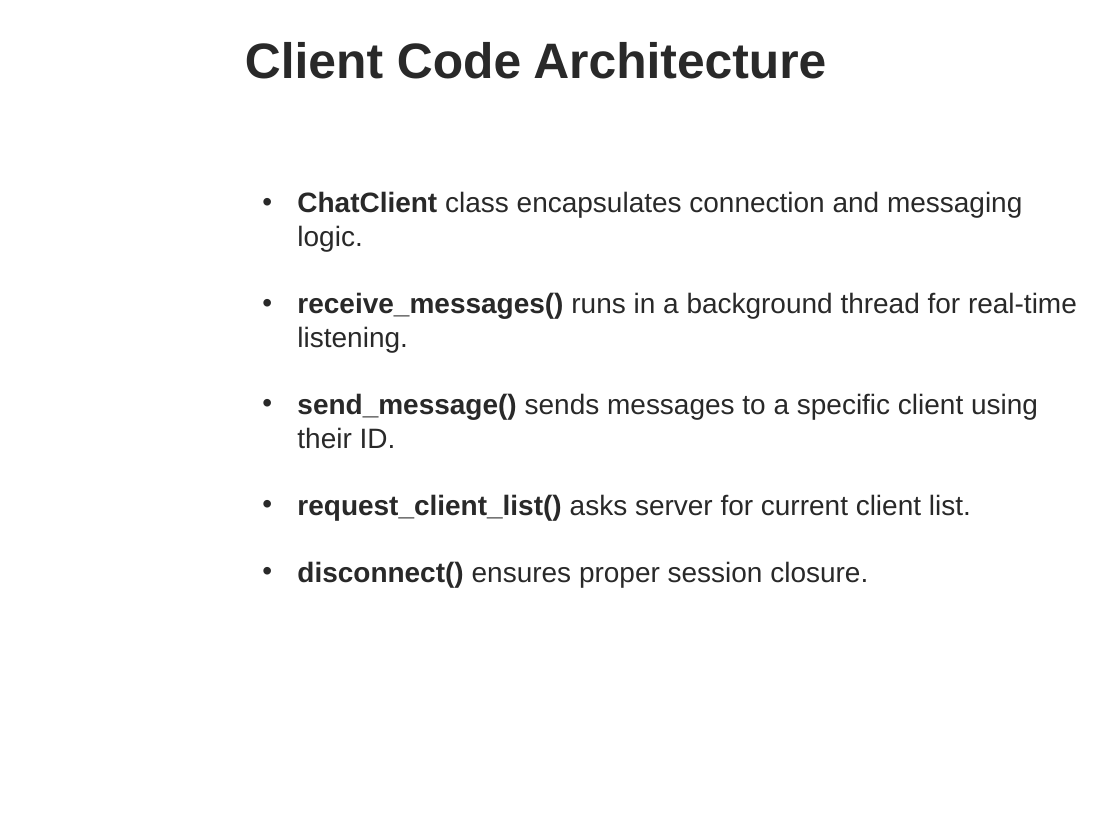
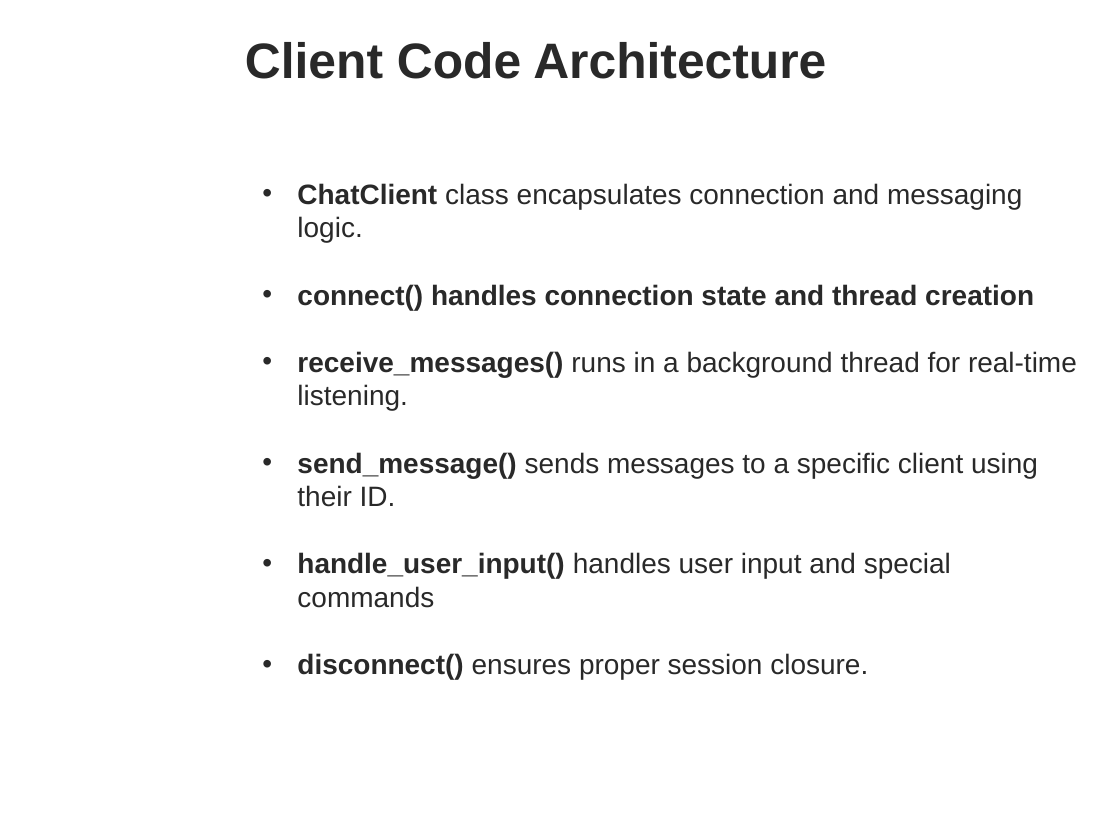
Before and after one commit to BelaBartok39/Pirate-Chat-Project, a slide deck: slide 8 of Pirate_Chat_Presentation.pptx. Drawn at 1120x840 pixels with LibreOffice and Linux fonts; fonts in the diff are those of the drawing; background and template pictures are left out. Boxes give left, top, right and bottom in pixels: in the first picture for what was removed or moved away, otherwise in the second. Text is boxed around its words. In the diff, an @@ line names an element or a change of style, - is before the commit and + after.

Commit message:
Updated presentation and message format

```diff
--- a/Pirate_Chat_Presentation.pptx
+++ b/Pirate_Chat_Presentation.pptx
@@ text "ChatClient class encapsulates connection and ..." moved from (x1=297, y1=191, x2=1077, y2=587) to (x1=297, y1=183, x2=1077, y2=679) @@
@@ text at (x1=297, y1=284, x2=1034, y2=310): paragraph added @@
+• connect() handles connection state and thread creation
@@ text at (x1=297, y1=552, x2=951, y2=608): text changed @@
-• request_client_list() asks server for current client list.
+• handle_user_input() handles user input and special commands
```
Also in this commit, not shown: 6 other slides changed, 2 slides added, 2 other files.
